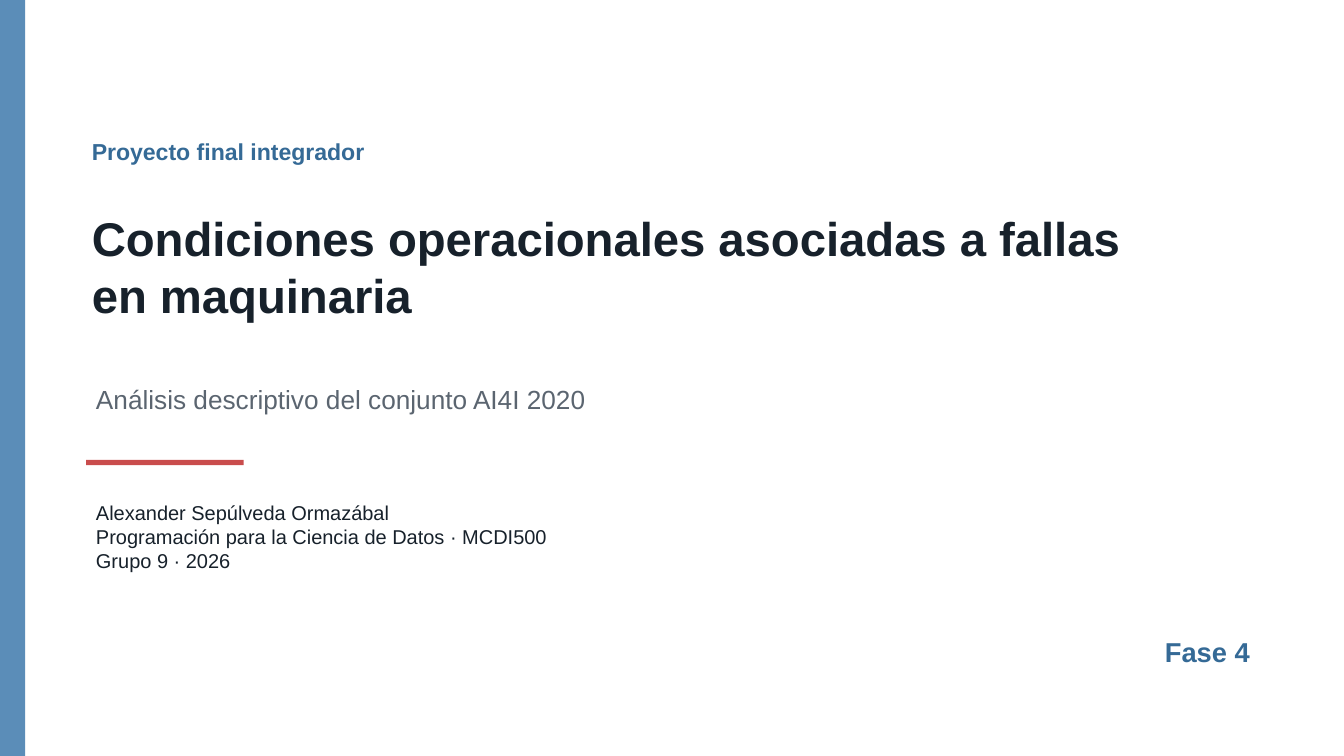
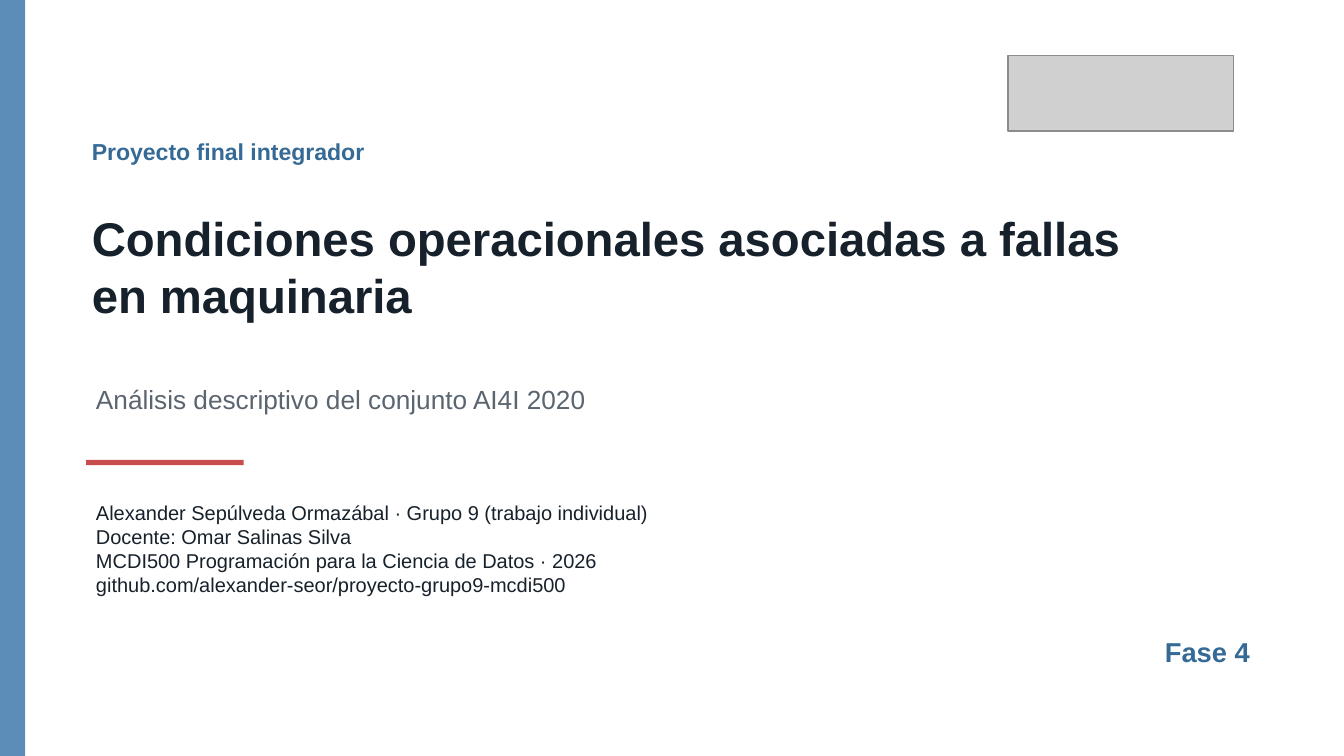
Before and after one commit to alexander-seor/proyecto-grupo9-mcdi500, a slide deck: slide 1 of F4/presentacion_f4_grupo9.pptx. Drawn at 1344x756 pixels with LibreOffice and Linux fonts; fonts in the diff are those of the drawing; grey boxes stand for pictures. Boxes give left, top, right and bottom in pixels: in the first picture for what was removed or moved away, otherwise in the second. Text is boxed around its words. In the diff, an @@ line names an element or a change of style, - is before the commit and + after.

```diff
--- a/F4/presentacion_f4_grupo9.pptx
+++ b/F4/presentacion_f4_grupo9.pptx
@@ picture added at box(1008, 55, 1234, 131) @@
@@ text at box(96, 505, 648, 596): text changed @@
-Alexander Sepúlveda Ormazábal
-Programación para la Ciencia de Datos · MCDI500
-Grupo 9 · 2026
+Alexander Sepúlveda Ormazábal · Grupo 9 (trabajo individual)
+Docente: Omar Salinas Silva
+MCDI500 Programación para la Ciencia de Datos · 2026
+github.com/alexander-seor/proyecto-grupo9-mcdi500
```
Also in this commit, not shown: 5 other slides changed, 6 slides added, 1 slide removed.
